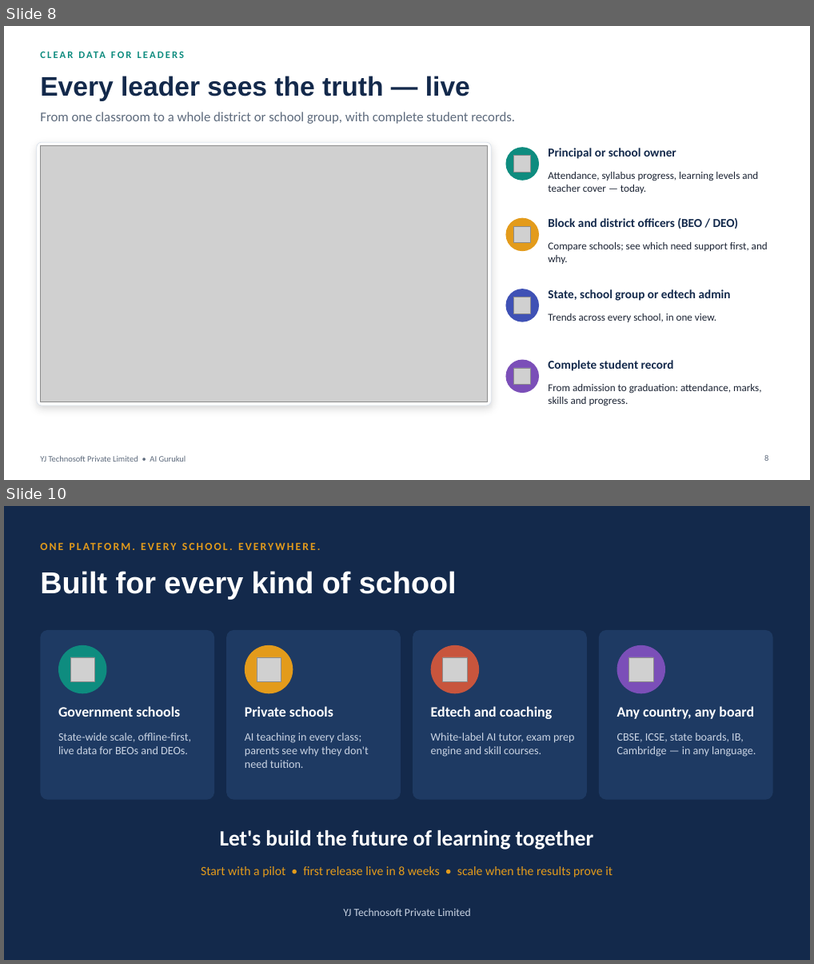
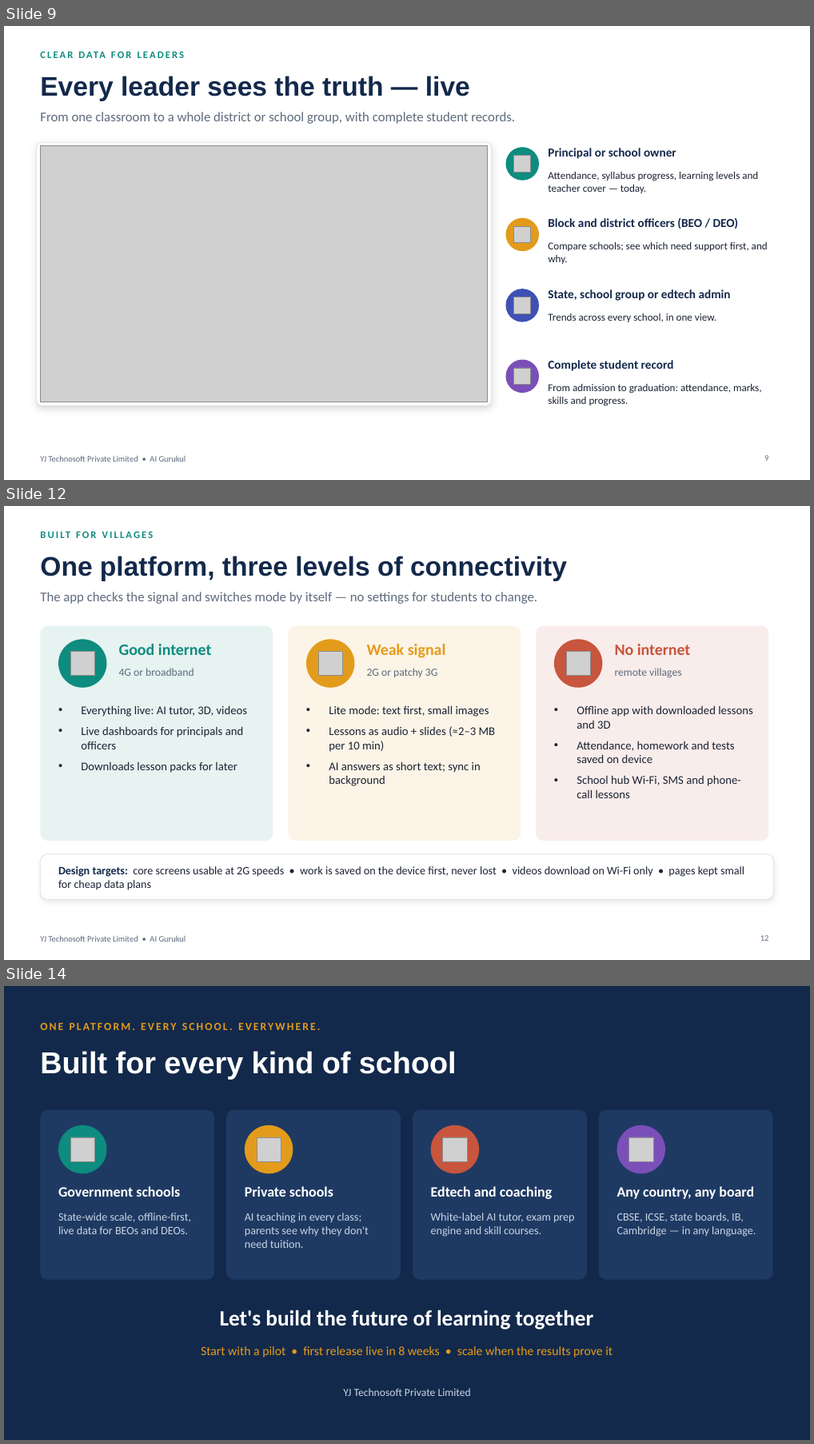
Before and after one commit to yatindradhurwe/yjtechnosoft, a slide deck: AI_Gurukul_Global_Pitch.pptx. Shown one above the other, each under a label of ours: slides 8 and 10 before the commit, slides 9, 12 and 14 after it; the slides between them are not shown. The pictures are 814x964 and 814x1444 pixels, drawn with LibreOffice and Linux fonts; fonts in the diff are those of the drawing; grey boxes stand for pictures. Boxes give left, top, right and bottom in pixels: in the first picture for what was removed or moved away, otherwise in the second. Text is boxed around its words. In the diff, an @@ line names an element or a change of style, - is before the commit and + after.

```diff
--- a/AI_Gurukul_Global_Pitch.pptx
+++ b/AI_Gurukul_Global_Pitch.pptx
@@ slide 12 added at (4,506,810,960), background #FFFFFF; not listed: 1 template element that a slide beside it also shows @@
@@ text added at (40,525,774,544), 12 pt, text #0E8C7F, bold @@
+BUILT FOR VILLAGES
@@ title added at (40,556,567,581), 32 pt, text #13294B, bold @@
+One platform, three levels of connectivity
@@ text added at (40,592,538,604), 16 pt, text #5E6B7D @@
+The app checks the signal and switches mode by itself — no settings for students to change.
@@ rounded rectangle added at (40,626,274,840), fill #0E8C7F at 10% opacity @@
@@ ellipse added at (58,639,107,688), fill #0E8C7F @@
@@ text added at (119,644,212,655), 19 pt, text #0E8C7F, bold @@
+Good internet
@@ rounded rectangle added at (288,626,522,840), fill #E39B1B at 10% opacity @@
@@ ellipse added at (306,639,355,688), fill #E39B1B @@
@@ text added at (367,644,446,658), 19 pt, text #E39B1B, bold @@
+Weak signal
@@ rounded rectangle added at (536,626,770,840), fill #C8553D at 10% opacity @@
@@ ellipse added at (554,639,603,688), fill #C8553D @@
@@ text added at (615,644,691,655), 19 pt, text #C8553D, bold @@
+No internet
@@ picture added at (70,651,94,676) @@
@@ text added at (119,668,194,676), 13 pt, text #5E6B7D @@
+4G or broadband
@@ picture added at (318,651,342,676) @@
@@ text added at (367,668,438,677), 13 pt, text #5E6B7D @@
+2G or patchy 3G
@@ picture added at (566,651,591,676) @@
@@ text added at (615,668,682,678), 13 pt, text #5E6B7D @@
+remote villages
@@ text added at (81,705,248,772), 14 pt, text #1B2333 @@
+• Everything live: AI tutor, 3D, videos
+• Live dashboards for principals and officers
+• Downloads lesson packs for later
@@ text added at (329,705,496,786), 14 pt, text #1B2333 @@
+• Lite mode: text first, small images
+• Lessons as audio + slides (≈2–3 MB per 10 min)
+• AI answers as short text; sync in background
@@ text added at (577,705,753,798), 14 pt, text #1B2333 @@
+• Offline app with downloaded lessons and 3D
+• Attendance, homework and tests saved on device
+• School hub Wi-Fi, SMS and phone-call lessons
@@ rounded rectangle added at (40,854,774,900), fill #FFFFFF, outline #DCE3EC 0.75 pt @@
@@ text added at (58,866,745,890), 13.5 pt, text #1B2333 @@
+Design targets: core screens usable at 2G speeds • work is saved on the device first, never lost • videos download on Wi-Fi only • pages kept small for cheap data plans
@@ page number added at (761,935,770,940), 10 pt, text #5E6B7D @@
+12
@@ what was slide 8 is now slide 9 @@
@@ what was slide 10 is now slide 14 @@
```
Also in this commit, not shown: 1 slide changed, 3 other slides added.
